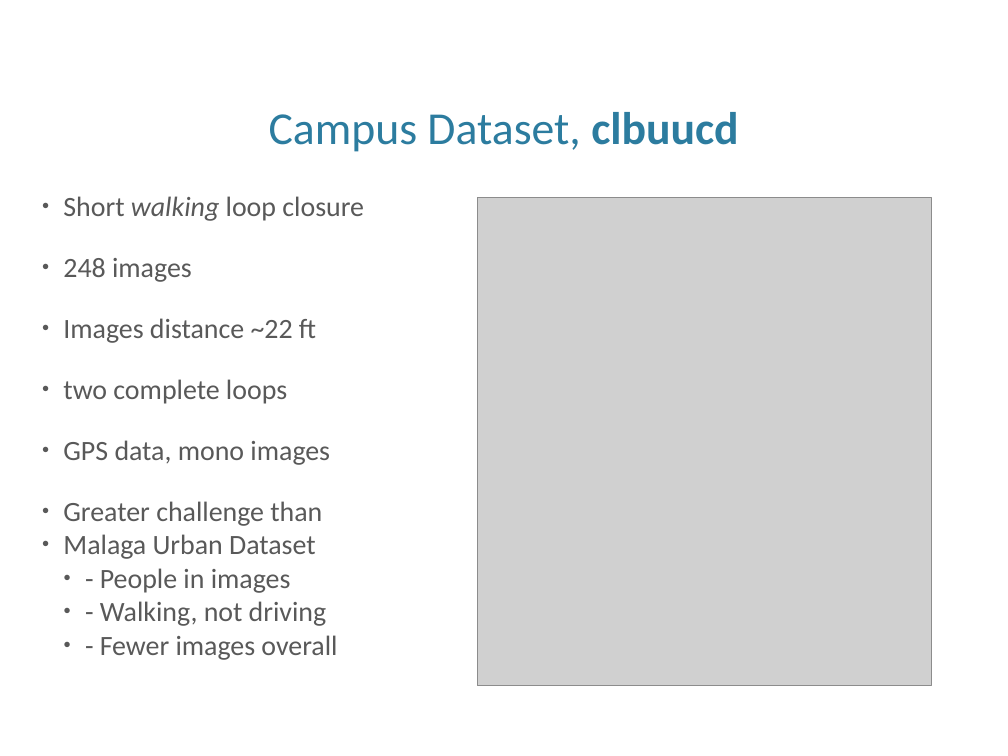
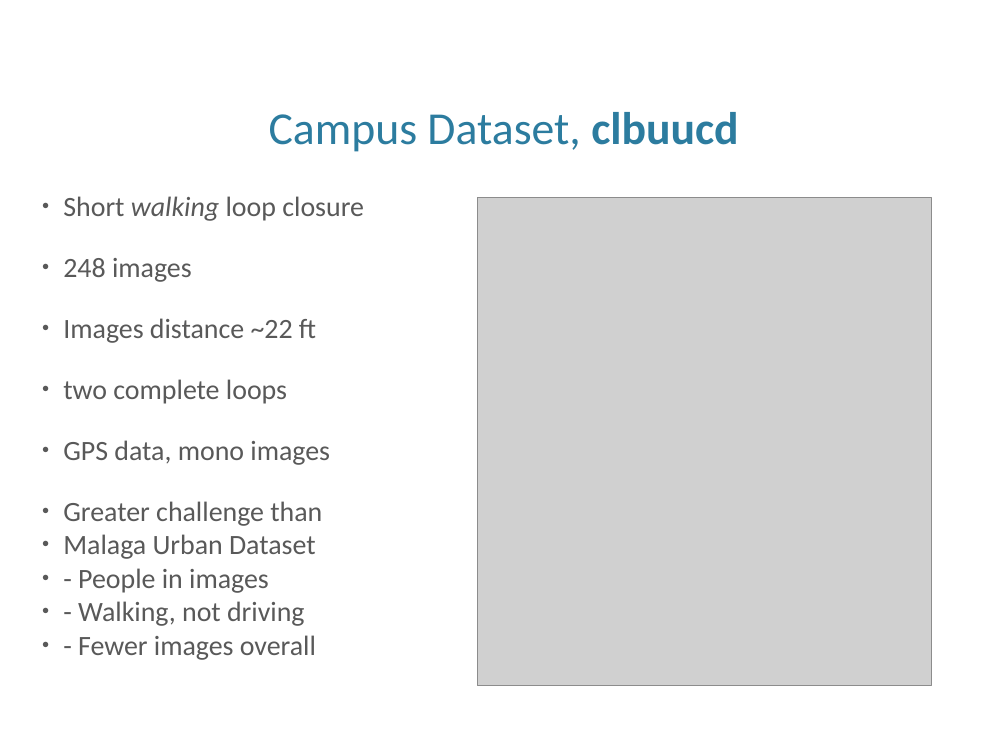
Before and after one commit to estherva7/VideoGoogle-PlaceRecognition, a slide deck: slide 5 of presentation.pptx. Drawn at 1008x756 pixels with LibreOffice and Linux fonts; fonts in the diff are those of the drawing; grey boxes stand for pictures; background and template pictures are left out. Boxes give left, top, right and bottom in pixels: in the first picture for what was removed or moved away, otherwise in the second. Text is boxed around its words. In the diff, an @@ line names an element or a change of style, - is before the commit and + after.

```diff
--- a/presentation.pptx
+++ b/presentation.pptx
@@ text at <box>78,568,316,660</box>: list level 2 to 1 in "- People in images"; list level 2 to 1 in "- Walking, not driving"; list level 2 to 1 in "- Fewer images overall" @@
```
Also in this commit, not shown: 8 other slides changed, 1 other file.
